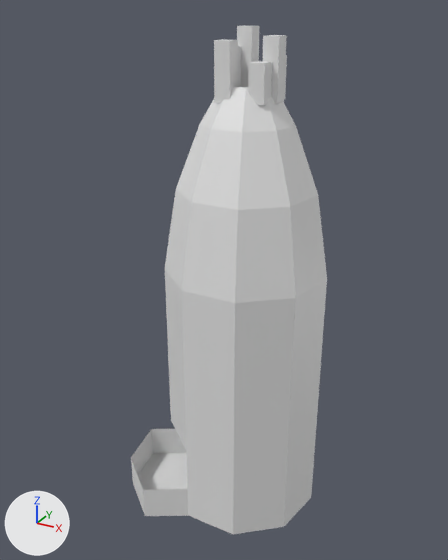
The Blender file PaperDiceTower.blend, before and after one commit.
One viewpoint serves both versions: a 50 mm lens placed at (3.8, -7.58, 7.52), pointed at (-0.3, -0.12, 3.79). The lights are fixed; the arrows at lower left show +X, +Y and +Z. The first picture is the older version.

In view in the first picture: 'Merlone_01', 'Merlone_02', 'Merlone_03', 'Merlone_04', 'Merlone_05', 'Merlone_06', 'Torre'.
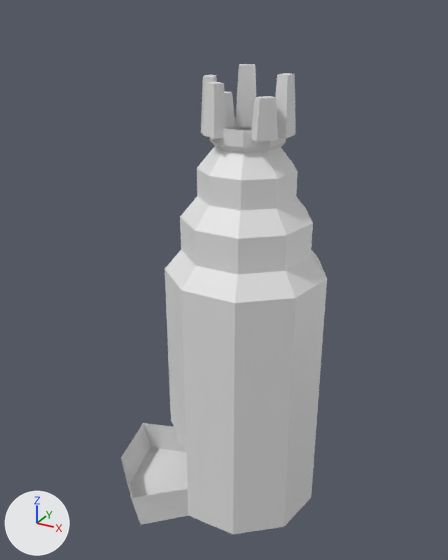
Changed parts and their boxes [x1, y1, x2, y2] in the pictures (448 x 560 px; the box of a moved part takes in the faces that stretch with it):
'Torre', reshaped (7% shorter): before [131, 87, 327, 534]; after [121, 118, 327, 534]
'Merlone_06', reshaped, moved, turned, rescaled: before [248, 61, 272, 105]; after [203, 82, 227, 139]
'Merlone_01', reshaped, moved, turned, rescaled: before [263, 35, 287, 104]; after [275, 73, 295, 138]
'Merlone_03', reshaped, moved, turned, rescaled: before [237, 26, 259, 87]; after [236, 64, 256, 127]
'Merlone_05', reshaped, moved, turned, rescaled: before [214, 39, 238, 103]; after [201, 75, 217, 133]
'Merlone_07', added: after [251, 96, 278, 142]
'Merlone_04', reshaped, moved, turned, rescaled: before [238, 46, 241, 87]; after [224, 91, 236, 128]
part 1 of me_torre_mesh, cut back: before [165, 87, 327, 303]; after [165, 118, 327, 303]
part 2 of me_torre_mesh, moved or reshaped: before [131, 429, 188, 516]; after [121, 423, 188, 525]
part 4 of me_cubo_001, moved or reshaped (mostly hidden): before [284, 55, 287, 99]; after [295, 119, 296, 133]

The change, as a diff of the scene's bpy script:
```diff
--- a/PaperDiceTower.blend.py
+++ b/PaperDiceTower.blend.py
@@ me_torre_mesh @@
-me_torre_mesh.from_pydata(...)  # 56 vertices, 43 faces; spans x -1.79..1.18, y -1.48..1.2, z 0.0..6.6
+me_torre_mesh.from_pydata(...)  # 96 vertices, 83 faces; spans x -2.03..1.18, y -1.72..1.2, z 0.0..6.1
+# me_torre_mesh part 1: 18 vertices moved from x -0.98..0.98, y -0.94..1.0, z 5.2..6.1 to x -0.94..0.94, y -0.89..0.95, z 4.3..4.8; 9 vertices removed from x -0.34..0.34, y -0.33..0.35, z 6.6; 45 vertices added at x -0.69..0.69, y -0.66..0.7, z 5.1..6.1
+# me_torre_mesh part 2: 6 vertices moved from x -1.79..-1.02, y -1.48..-0.14, z 0.0..0.55 to x -2.03..-0.97, y -1.72..-0.01, z 0.0..0.55
+# other edits to the shape of me_torre_mesh do not show in these pictures
@@ me_cubo @@
 # used by ob_merlone_01; location = (0.35, 0.0, 6.8); scale = (0.22, 0.22, 0.8)
-me_cubo.from_pydata(...)  # 8 vertices, 6 faces; spans x -0.5..0.5, y -0.5..0.5, z -0.5..0.5
+me_cubo.from_pydata(...)  # 8 vertices, 6 faces; spans x -0.15..0.15, y -0.1..0.1, z -0.385..0.385
+# me_cubo part 3: the whole mesh is rebuilt
@@ me_cubo_001 @@
 # used by ob_merlone_02; location = (0.27, 0.22, 6.67); scale = (0.22, 0.22, 0.55)
-me_cubo_001.from_pydata(...)  # 8 vertices, 6 faces; spans x -0.5..0.5, y -0.5..0.5, z -0.5..0.5
+me_cubo_001.from_pydata(...)  # 8 vertices, 6 faces; spans x -0.15..0.15, y -0.1..0.1, z -0.31..0.31
+# me_cubo_001 part 4: the whole mesh is rebuilt
@@ me_cubo_002 @@
 # used by ob_merlone_03; location = (-0.17, 0.3, 6.85); scale = (0.22, 0.22, 0.9)
-me_cubo_002.from_pydata(...)  # 8 vertices, 6 faces; spans x -0.5..0.5, y -0.5..0.5, z -0.5..0.5
+me_cubo_002.from_pydata(...)  # 8 vertices, 6 faces; spans x -0.15..0.15, y -0.1..0.1, z -0.41..0.41
+# me_cubo_002 part 5: the whole mesh is rebuilt
@@ me_cubo_003 @@
 # used by ob_merlone_04; location = (-0.33, 0.12, 6.72); scale = (0.22, 0.22, 0.65)
-me_cubo_003.from_pydata(...)  # 8 vertices, 6 faces; spans x -0.5..0.5, y -0.5..0.5, z -0.5..0.5
+me_cubo_003.from_pydata(...)  # 8 vertices, 6 faces; spans x -0.15..0.15, y -0.1..0.1, z -0.235..0.235
+# me_cubo_003 part 6: the whole mesh is rebuilt
@@ me_cubo_004 @@
 # used by ob_merlone_05; location = (-0.17, -0.3, 6.78); scale = (0.22, 0.22, 0.75)
-me_cubo_004.from_pydata(...)  # 8 vertices, 6 faces; spans x -0.5..0.5, y -0.5..0.5, z -0.5..0.5
+me_cubo_004.from_pydata(...)  # 8 vertices, 6 faces; spans x -0.15..0.15, y -0.1..0.1, z -0.36..0.36
+# me_cubo_004 part 7: the whole mesh is rebuilt
@@ me_cubo_005 @@
 # used by ob_merlone_06; location = (0.27, -0.22, 6.65); scale = (0.22, 0.22, 0.5)
-me_cubo_005.from_pydata(...)  # 8 vertices, 6 faces; spans x -0.5..0.5, y -0.5..0.5, z -0.5..0.5
+me_cubo_005.from_pydata(...)  # 8 vertices, 6 faces; spans x -0.15..0.15, y -0.1..0.1, z -0.335..0.335
+# me_cubo_005 part 8: the whole mesh is rebuilt
@@ me_merlone_07_mesh @@
+me_merlone_07_mesh.from_pydata([(-0.15, -0.1, -0.26), (0.15, -0.1, -0.26), (0.15, 0.1, -0.26), (-0.15, 0.1, -0.26), (-0.11, -0.07, 0.26), (0.11, -0.07, 0.26), (0.11, 0.07, 0.26), (-0.11, 0.07, 0.26)], [], [(0, 1, 2, 3), (7, 6, 5, 4), (0, 4, 5, 1), (1, 5, 6, 2), (2, 6, 7, 3), (3, 7, 4, 0)])
@@ ob_merlone_01 @@
 ob_merlone_01 = bpy.data.objects.new('Merlone_01', me_cubo)
-ob_merlone_01.location = (0.35, 0.0, 6.8)
-ob_merlone_01.scale = (0.22, 0.22, 0.8)
+ob_merlone_01.location = (0.52, 0.0, 6.37)
+ob_merlone_01.rotation_euler = (0.0, 0.0, 1.571)  # degrees (0, 0, 90)
@@ ob_merlone_02 @@
 ob_merlone_02 = bpy.data.objects.new('Merlone_02', me_cubo_001)
-ob_merlone_02.location = (0.27, 0.22, 6.67)
-ob_merlone_02.scale = (0.22, 0.22, 0.55)
+ob_merlone_02.location = (0.4, 0.33, 6.29)
@@ ob_merlone_03 @@
 ob_merlone_03 = bpy.data.objects.new('Merlone_03', me_cubo_002)
-ob_merlone_03.location = (-0.17, 0.3, 6.85)
-ob_merlone_03.scale = (0.22, 0.22, 0.9)
+ob_merlone_03.location = (-0.26, 0.45, 6.39)
+ob_merlone_03.rotation_euler = (0.0, 0.0, 3.665)  # degrees (0, 0, 210)
@@ ob_merlone_04 @@
 ob_merlone_04 = bpy.data.objects.new('Merlone_04', me_cubo_003)
-ob_merlone_04.location = (-0.33, 0.12, 6.72)
-ob_merlone_04.scale = (0.22, 0.22, 0.65)
+ob_merlone_04.location = (-0.49, 0.18, 6.21)
+ob_merlone_04.rotation_euler = (0.0, 0.0, 4.363)  # degrees (0, 0, 250)
@@ ob_merlone_05 @@
 ob_merlone_05 = bpy.data.objects.new('Merlone_05', me_cubo_004)
-ob_merlone_05.location = (-0.17, -0.3, 6.78)
-ob_merlone_05.scale = (0.22, 0.22, 0.75)
+ob_merlone_05.location = (-0.49, -0.18, 6.34)
+ob_merlone_05.rotation_euler = (0.0, 0.0, 5.061)  # degrees (0, 0, 290)
@@ ob_merlone_06 @@
 ob_merlone_06 = bpy.data.objects.new('Merlone_06', me_cubo_005)
-ob_merlone_06.location = (0.27, -0.22, 6.65)
-ob_merlone_06.scale = (0.22, 0.22, 0.5)
+ob_merlone_06.location = (-0.26, -0.45, 6.32)
+ob_merlone_06.rotation_euler = (0.0, 0.0, 5.76)  # degrees (0, 0, 330)
@@ ob_merlone_07 @@
+ob_merlone_07 = bpy.data.objects.new('Merlone_07', me_merlone_07_mesh)
+ob_merlone_07.location = (0.4, -0.33, 6.24)
+ob_merlone_07.rotation_euler = (0.0, 0.0, 7.156)  # degrees (0, 0, 50)
```
